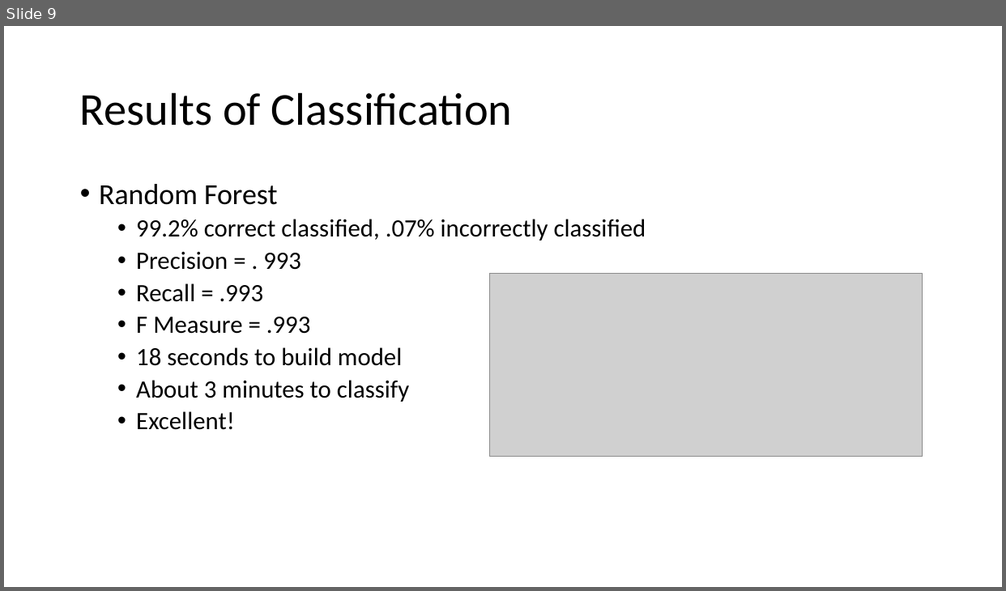
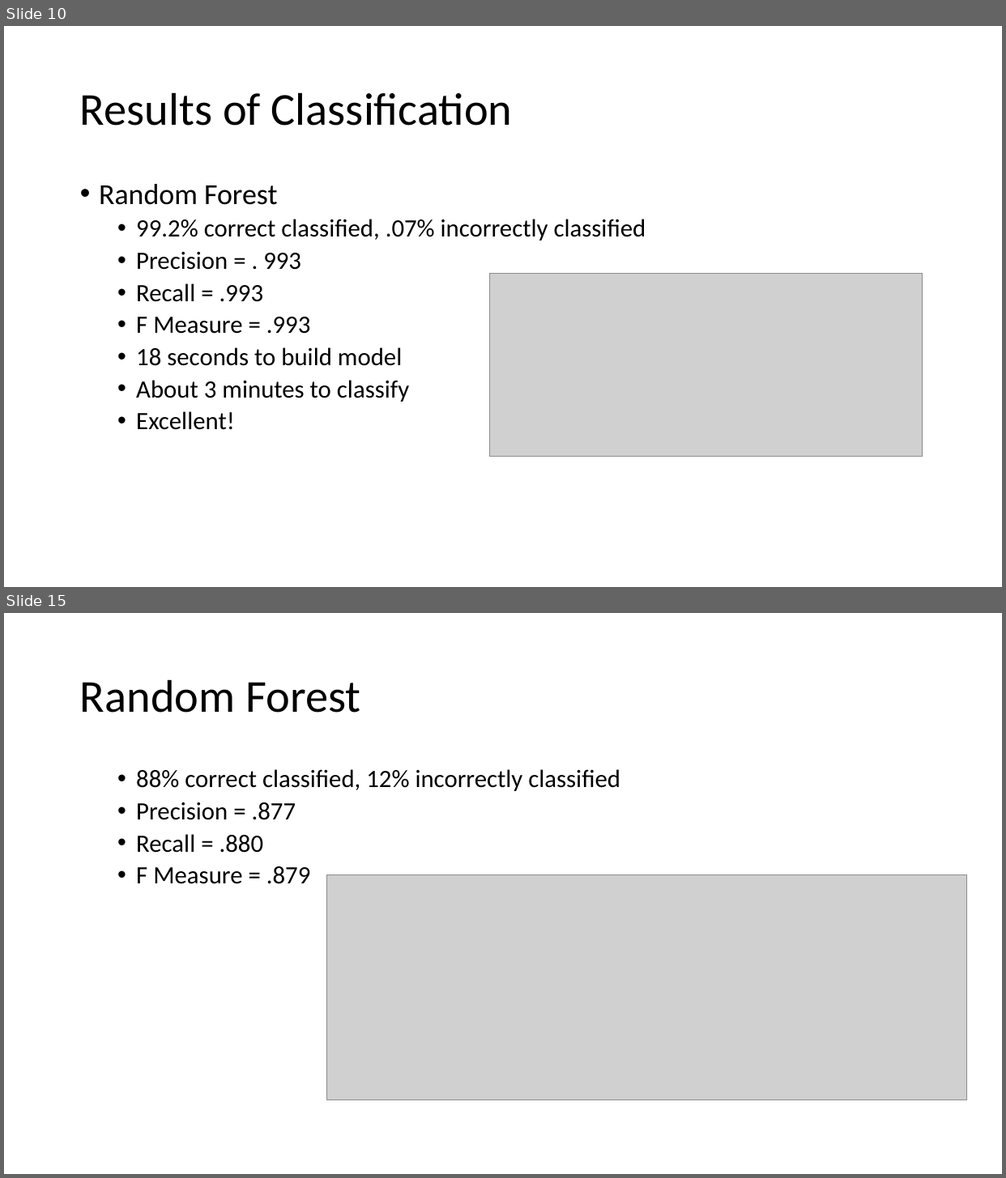
Before and after one commit to ndarwich/Crash-Analysis, a slide deck: Slides/WekaSlides.pptx. Shown one above the other, each under a label of ours: slide 9 before the commit, slides 10 and 15 after it; the slides between them are not shown. The pictures are 1006x591 and 1006x1178 pixels, drawn with LibreOffice and Linux fonts; fonts in the diff are those of the drawing; grey boxes stand for pictures. Boxes give left, top, right and bottom in pixels: in the first picture for what was removed or moved away, otherwise in the second. Text is boxed around its words. In the diff, an @@ line names an element or a change of style, - is before the commit and + after.

```diff
--- a/Slides/WekaSlides.pptx
+++ b/Slides/WekaSlides.pptx
@@ slide 15 added at bbox=[4, 613, 1002, 1174], background #FFFFFF @@
@@ title added at bbox=[80, 679, 360, 713], 44 pt, text #000000 @@
+Random Forest
@@ text added at bbox=[136, 769, 620, 884], 24 pt, text #000000 @@
+  • 88% correct classified, 12% incorrectly classified
+  • Precision = .877
+  • Recall = .880
+  • F Measure = .879
@@ picture added at bbox=[327, 875, 967, 1101] @@
@@ what was slide 9 is now slide 10 @@
```
Also in this commit, not shown: 2 slides changed, 6 other slides added.
